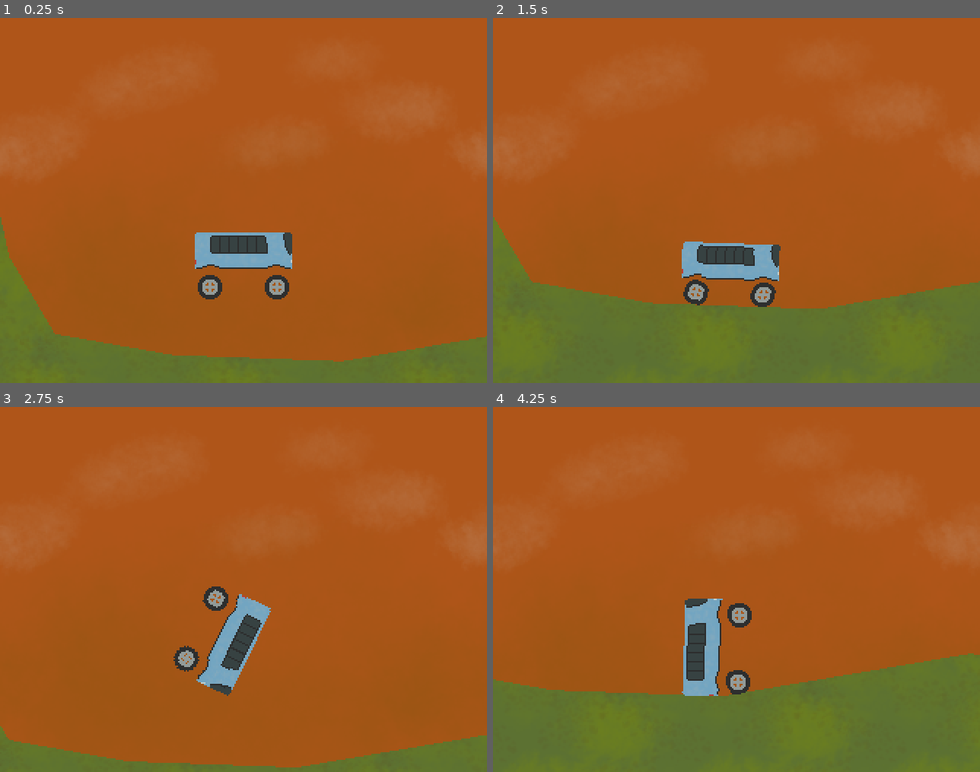
Above: before the commit, frames 1-4 (two rows, left to right).
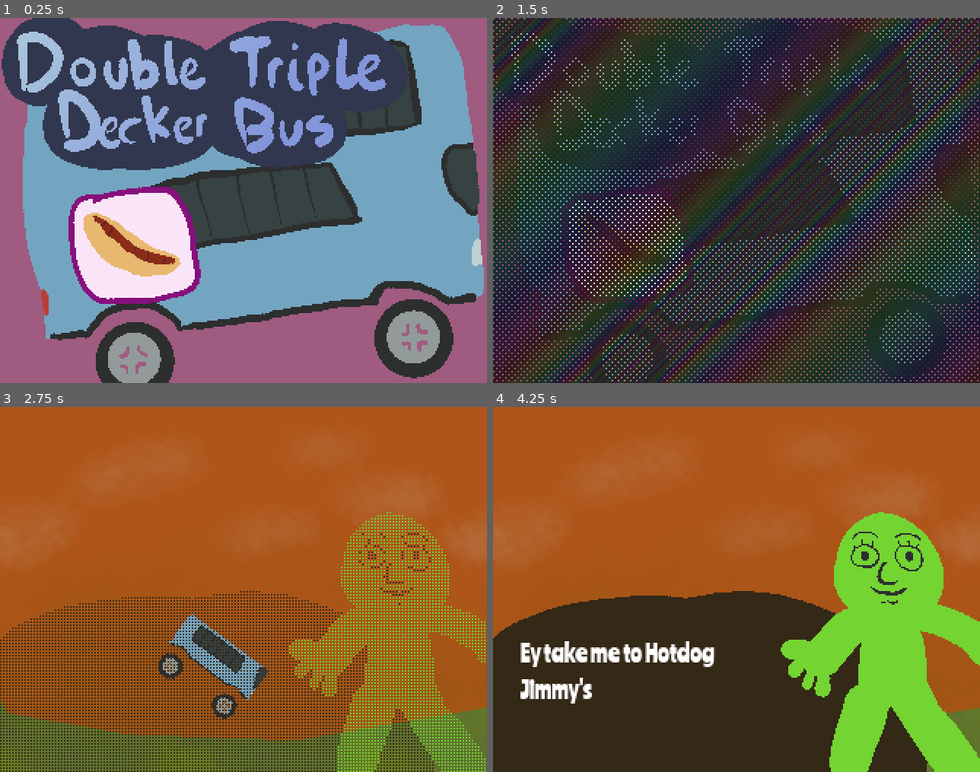
Above: after the commit, the same moments.

Repository: hilloftheking/double-triple-decker-bus
Game: Godot game, scene res://orchestrator.tscn
Two runs of this game, one before a commit and one after it. Both use one fixed random seed, a clock stepped at 60 frames per second and the inputs below. Before the commit the project starts from res://world.tscn.
Inputs (mouse positions are in pixels of both pictures, inside the frame that each line leads up to):
- Up to frame 1 (0.25 s): no input
- Up to frame 2 (1.5 s): click (624, 244) at 0.52 s; click (624, 244) at 1.27 s
- Up to frame 3 (2.75 s): tap Enter (ui_accept) at 2, 2.27, 2.57 s; hold Right (ui_right) from 2.03 s (still down); hold Shift (grapple) from 2.03 s (still down); tap Space (advance_dialogue, bound only after the commit) at 2.3 s
- Up to frame 4 (4.25 s): release Right (ui_right) at 2.78 s; release Shift (grapple) at 2.78 s; hold Down (ui_down) 2.78-3.53 s; tap Space (advance_dialogue, bound only after the commit) at 2.85 s; tap Enter (ui_accept) at 3.02, 3.05, 3.32, 3.6 s; hold Right (ui_right) from 3.53 s (still down); hold Shift (grapple) from 3.53 s (still down)

The runs differ from the first frame. In frame 1, 99% of the frame differs, in the area x 0-100%, y 0-100%; in frame 2, 99%; in frame 3, 20%; in frame 4, 49%.

Commit message:
Everywhere I look they are there

Diff:
--- a/bus.gd
+++ b/bus.gd
@@ -1,6 +1,8 @@
 class_name Bus
 extends RigidBody2D
 
+
+signal victory_achieved
 
 @onready var r_cast: ShapeCast2D = $RWheelCast
 @onready var l_cast: ShapeCast2D = $LWheelCast
@@ -14,6 +16,7 @@
 var top_deck: Node2D = null
 
 var is_winning := false
+var in_dialogue := false
 var remove_deck_timer := 0.8
 var num_decks := 0
 var fade_timer := 0.5
@@ -34,6 +37,12 @@
 
 var prev_lin_vel := Vector2.ZERO
 func _physics_process(delta: float) -> void:
+	if in_dialogue:
+		freeze = true
+		return
+	else:
+		freeze = false
+
 	var wheels_colliding := 0
 
 	for cast: ShapeCast2D in [r_cast, l_cast]:
@@ -58,27 +67,29 @@
 
 		prev_travels[cast] = travel
 
-	if wheels_colliding > 0:
-		if Input.is_action_pressed(&"ui_up"):
-			apply_central_force(transform.x * 200)
-		if Input.is_action_pressed(&"ui_down"):
-			apply_central_force(transform.x * -200)
-
-		if Input.is_action_just_pressed(&"ui_accept") and jump_timer <= 0.0:
-			jump_timer = jump_cd
-			apply_central_impulse(transform.y * -200)
-
-	# When grappling, up and down keys also change grapple length
-	if grapple_joint:
-		if Input.is_action_pressed(&"ui_up"):
-			grapple_joint.length -= 60 * delta
-		if Input.is_action_pressed(&"ui_down"):
-			grapple_joint.length += 60 * delta
-
-	if Input.is_action_pressed(&"ui_right"):
-		apply_torque(4000)
-	if Input.is_action_pressed(&"ui_left"):
-		apply_torque(-4000)
+	if not is_winning:
+		if wheels_colliding > 0:
+			if Input.is_action_pressed(&"ui_up"):
+				apply_central_force(transform.x * 200)
+			if Input.is_action_pressed(&"ui_down"):
+				apply_central_force(transform.x * -200)
+
+			if Input.is_action_just_pressed(&"ui_accept") and jump_timer <= 0.0:
+				jump_timer = jump_cd
+				apply_central_impulse(transform.y * -200)
+
+		# When grappling, up and down keys also change grapple length
+		if grapple_joint:
+			if Input.is_action_pressed(&"ui_up"):
+				grapple_joint.length -= 90 * delta
+				grapple_joint.length = maxf(0.0, grapple_joint.length)
+			if Input.is_action_pressed(&"ui_down"):
+				grapple_joint.length += 90 * delta
+
+		if Input.is_action_pressed(&"ui_right"):
+			apply_torque(4000)
+		if Input.is_action_pressed(&"ui_left"):
+			apply_torque(-4000)
 
 	var travel_velocity := linear_velocity.project(transform.x)
 	var friction := (wheels_colliding / 2.0) * 0.7
@@ -96,10 +107,10 @@
 		$HitSoundPlayer.play()
 	prev_lin_vel = linear_velocity
 
-	if Input.is_action_just_pressed(&"reset"):
+	if Input.is_action_just_pressed(&"reset") and not is_winning:
 		reset_to_last_stop()
 
-	if can_grapple:
+	if can_grapple and not is_winning:
 		if Input.is_action_pressed(&"grapple"):
 			var params := PhysicsRayQueryParameters2D.new()
 			params.from = top_deck.global_transform * Vector2(0, -6)
@@ -131,8 +142,7 @@
 			fade_timer -= delta
 			if fade_timer <= 0.0:
 				fade_timer = 10000
-				var t := create_tween()
-				t.tween_property($CanvasLayer/Dither, "alpha", 1.0, 1.0)
+				victory_achieved.emit()
 
 
 func clear_grapple():
@@ -150,6 +160,8 @@
 
 	$BusStopSoundPlayer.play()
 	var deck := load("res://bus_deck.tscn").instantiate() as Node2D
+	deck.get_node(^"Base").visible = false
+	deck.get_node(^"Deck").visible = true
 	if is_grapple:
 		deck.get_node(^"GrappleThing").visible = true
 	deck.position.y = p - 24
@@ -190,3 +202,23 @@
 	is_winning = true
 	linear_damp = 0.8
 	clear_grapple()
+
+
+func _unhandled_input(event: InputEvent) -> void:
+	if not OS.is_debug_build():
+		return
+
+	if event is InputEventKey and event.pressed:
+		if "1234567890".find(event.as_text_keycode()) != -1:
+			var num := (event.as_text_keycode() as String).to_int()
+			if num == 0:
+				num = 10
+			num -= 1
+
+			var stops := []
+			for child in get_parent().get_children():
+				if child is BusStop:
+					stops.append(child)
+
+			if num < stops.size():
+				reset_to_specific_stop(stops[num])
--- a/bus.tscn
+++ b/bus.tscn
@@ -8,7 +8,6 @@
 [ext_resource type="AudioStream" uid="uid://bidet5bvi0351" path="res://audio/hit.wav" id="6_4pi5y"]
 [ext_resource type="AudioStream" uid="uid://bv4feff71ni88" path="res://audio/goal.wav" id="7_vfegb"]
 [ext_resource type="AudioStream" uid="uid://dcw6pqwnd0eek" path="res://audio/remove_deck.wav" id="8_3osa5"]
-[ext_resource type="PackedScene" uid="uid://cpkx1jo85y5j" path="res://dither.tscn" id="9_uy1uj"]
 
 [sub_resource type="CircleShape2D" id="CircleShape2D_6hfmm"]
 radius = 8.0
@@ -59,7 +58,3 @@
 [node name="RemoveDeckSoundPlayer" type="AudioStreamPlayer" parent="." unique_id=1882195249]
 stream = ExtResource("8_3osa5")
 volume_db = -8.21
-
-[node name="CanvasLayer" type="CanvasLayer" parent="." unique_id=1179872747]
-
-[node name="Dither" parent="CanvasLayer" unique_id=955862363 instance=ExtResource("9_uy1uj")]
--- a/bus_deck.tscn
+++ b/bus_deck.tscn
@@ -2,6 +2,7 @@
 
 [ext_resource type="Texture2D" uid="uid://drb8bdirtgkba" path="res://images/bus_base.png" id="1_3fbya"]
 [ext_resource type="Texture2D" uid="uid://dbf0nqx8rra2h" path="res://images/bus_grapple.png" id="2_7bnsy"]
+[ext_resource type="Texture2D" uid="uid://dw3w2doq6gwx4" path="res://images/bus_deck.png" id="2_gjnnl"]
 
 [sub_resource type="RectangleShape2D" id="RectangleShape2D_6hfmm"]
 size = Vector2(64, 24)
@@ -9,8 +10,12 @@
 [node name="BusDeck" type="CollisionShape2D" unique_id=1405027137 groups=["deck"]]
 shape = SubResource("RectangleShape2D_6hfmm")
 
-[node name="Sprite2D" type="Sprite2D" parent="." unique_id=1673871249]
+[node name="Base" type="Sprite2D" parent="." unique_id=1673871249]
 texture = ExtResource("1_3fbya")
+
+[node name="Deck" type="Sprite2D" parent="." unique_id=468858704]
+visible = false
+texture = ExtResource("2_gjnnl")
 
 [node name="GrappleThing" type="Sprite2D" parent="." unique_id=2104339588]
 visible = false
--- /dev/null
+++ b/dialogue.gd
@@ -0,0 +1,41 @@
+extends CanvasLayer
+
+
+signal advanced
+
+@onready var label: Label = $CanvasGroup/Label
+@onready var audio_player: AudioStreamPlayer = $AudioStreamPlayer
+
+const FADE_TIME := 0.5
+const CHAR_TIME := 0.02
+var timer := CHAR_TIME
+
+var target_alpha := 0.0
+var can_advance := false
+
+
+func show_text(text: String) -> void:
+	target_alpha = 1.0
+	can_advance = false
+	label.text = ""
+	await get_tree().create_timer(0.5).timeout
+
+	label.text = text
+	label.visible_characters = 0
+	can_advance = true
+
+
+func _physics_process(delta: float) -> void:
+	var curr_alpha := $CanvasGroup.material.get_shader_parameter(&"alpha") as float
+	$CanvasGroup.material.set_shader_parameter(&"alpha", move_toward(curr_alpha, target_alpha, delta / FADE_TIME))
+
+	if label.visible_characters < label.text.length():
+		timer -= delta
+		while timer <= 0.0:
+			timer += CHAR_TIME
+			label.visible_characters += 1
+			audio_player.play()
+	elif can_advance:
+		if Input.is_action_just_pressed(&"advance_dialogue"):
+			target_alpha = 0.0
+			advanced.emit()
--- /dev/null
+++ b/dialogue.tscn
@@ -0,0 +1,42 @@
+[gd_scene format=3 uid="uid://bliej46u1plaf"]
+
+[ext_resource type="Script" uid="uid://br7gaisekmp7l" path="res://dialogue.gd" id="1_hoxo3"]
+[ext_resource type="Texture2D" uid="uid://bg4fals3dcoua" path="res://images/dialogue_bg.png" id="1_kp46k"]
+[ext_resource type="Texture2D" uid="uid://d0ui0g8jxj03y" path="res://images/dialogue_hotdog.png" id="2_758ep"]
+[ext_resource type="Shader" uid="uid://du62ibnvcexdr" path="res://dither_dialogue.gdshader" id="2_iq77p"]
+[ext_resource type="FontFile" uid="uid://dayjt4mcqn56g" path="res://Ranchers-Regular.ttf" id="3_hoxo3"]
+[ext_resource type="AudioStream" uid="uid://j2oins0f6dkr" path="res://audio/dialogue.wav" id="5_q2h7b"]
+
+[sub_resource type="ShaderMaterial" id="ShaderMaterial_q2h7b"]
+shader = ExtResource("2_iq77p")
+shader_parameter/alpha = 0.0
+
+[node name="Dialogue" type="CanvasLayer" unique_id=1955269791]
+script = ExtResource("1_hoxo3")
+
+[node name="CanvasGroup" type="CanvasGroup" parent="." unique_id=1791827959]
+material = SubResource("ShaderMaterial_q2h7b")
+
+[node name="TextureRect" type="TextureRect" parent="CanvasGroup" unique_id=1425364249]
+offset_right = 320.0
+offset_bottom = 240.0
+texture = ExtResource("1_kp46k")
+
+[node name="Person" type="TextureRect" parent="CanvasGroup" unique_id=1749513745]
+offset_right = 320.0
+offset_bottom = 240.0
+texture = ExtResource("2_758ep")
+
+[node name="Label" type="Label" parent="CanvasGroup" unique_id=717522688]
+offset_left = 18.0
+offset_top = 151.0
+offset_right = 163.0
+offset_bottom = 228.0
+theme_override_fonts/font = ExtResource("3_hoxo3")
+autowrap_mode = 2
+visible_characters = 0
+visible_characters_behavior = 1
+
+[node name="AudioStreamPlayer" type="AudioStreamPlayer" parent="." unique_id=1746627396]
+stream = ExtResource("5_q2h7b")
+volume_db = -9.984
--- a/dither.gdshader
+++ b/dither.gdshader
@@ -1,6 +1,13 @@
 shader_type canvas_item;
 
 uniform float alpha = 1.0;
+
+vec3 hsv2rgb(vec3 c)
+{
+    vec4 K = vec4(1.0, 2.0 / 3.0, 1.0 / 3.0, 3.0);
+    vec3 p = abs(fract(c.xxx + K.xyz) * 6.0 - K.www);
+    return c.z * mix(K.xxx, clamp(p - K.xxx, 0.0, 1.0), c.y);
+}
 
 void fragment() {
 	const mat4 bayerIndex = mat4(
@@ -17,4 +24,9 @@
 	if ((1.0 - alpha) > bayerValue) {
 		discard;
 	}
+
+	vec3 hsv = vec3(0.0, 0.5, 0.2);
+	hsv.x = tan(FRAGCOORD.x * 0.01 + FRAGCOORD.y * 0.01 + TIME) * 0.5 + 0.5;
+
+	COLOR = vec4(hsv2rgb(hsv), 1.0);
 }
--- a/dither.tscn
+++ b/dither.tscn
@@ -14,5 +14,4 @@
 anchor_bottom = 1.0
 grow_horizontal = 2
 grow_vertical = 2
-color = Color(0, 0, 0, 1)
 script = ExtResource("2_ia34y")
--- /dev/null
+++ b/dither_dialogue.gdshader
@@ -0,0 +1,28 @@
+shader_type canvas_item;
+render_mode unshaded;
+uniform sampler2D screen_texture : hint_screen_texture, repeat_disable, filter_nearest;
+
+uniform float alpha = 1.0;
+
+void fragment() {
+	const mat4 bayerIndex = mat4(
+    vec4(00.0/16.0, 12.0/16.0, 03.0/16.0, 15.0/16.0),
+    vec4(08.0/16.0, 04.0/16.0, 11.0/16.0, 07.0/16.0),
+    vec4(02.0/16.0, 14.0/16.0, 01.0/16.0, 13.0/16.0),
+    vec4(10.0/16.0, 06.0/16.0, 09.0/16.0, 05.0/16.0));
+
+	vec2 iResolution = 1.0 / SCREEN_PIXEL_SIZE;
+    vec2 uv = FRAGCOORD.xy/iResolution.xy;
+
+	float bayerValue = bayerIndex[int(FRAGCOORD.x) % 4][int(FRAGCOORD.y) % 4];
+
+	if ((1.0 - alpha) > bayerValue) {
+		discard;
+	}
+
+	vec4 c = textureLod(screen_texture, SCREEN_UV, 0.0);
+	if (c.a > 0.0001) {
+		c.rgb /= c.a;
+	}
+	COLOR *= c;
+}
--- /dev/null
+++ b/jimmy_quest.gd
@@ -0,0 +1,22 @@
+extends Node2D
+
+
+signal finished
+
+@onready var bus: Bus = $Bus
+@onready var dialogue: CanvasLayer = $Dialogue
+
+
+func _ready() -> void:
+	await get_tree().create_timer(1.0).timeout
+
+	bus.in_dialogue = true
+	dialogue.show_text("Ey take me to Hotdog Jimmy's")
+	await dialogue.advanced
+	bus.in_dialogue = false
+
+	await bus.victory_achieved
+	bus.in_dialogue = true
+	dialogue.show_text("You did it")
+	await dialogue.advanced
+	finished.emit()
--- a/world.tscn
+++ b/levels/jimmy_quest.tscn
@@ -1,7 +1,7 @@
 [gd_scene format=3 uid="uid://bqhj7hgg8jobw"]
 
 [ext_resource type="PackedScene" uid="uid://ekwoucq2pucu" path="res://bus.tscn" id="1_aqk2v"]
-[ext_resource type="Script" uid="uid://d0abemrqymd3i" path="res://world.gd" id="1_gbfbk"]
+[ext_resource type="Script" uid="uid://d0abemrqymd3i" path="res://jimmy_quest.gd" id="1_gbfbk"]
 [ext_resource type="Script" uid="uid://dnocj75yb06ue" path="res://follow_camera.gd" id="2_036b0"]
 [ext_resource type="Texture2D" uid="uid://c74amxpdjd25h" path="res://images/sky.png" id="2_ioo17"]
 [ext_resource type="Script" uid="uid://b0umo5iabpuqj" path="res://level.gd" id="3_pkg7o"]
@@ -13,6 +13,7 @@
 [ext_resource type="Script" uid="uid://dbuqnbj8ym27x" path="res://destroy_area.gd" id="10_wse8f"]
 [ext_resource type="Texture2D" uid="uid://m3ivtg5ui8k6" path="res://images/hotdogjimmys.png" id="12_k3n1d"]
 [ext_resource type="Script" uid="uid://c6xvgykbafcqm" path="res://goal.gd" id="13_2o6r5"]
+[ext_resource type="PackedScene" uid="uid://bliej46u1plaf" path="res://dialogue.tscn" id="14_4j57t"]
 
 [sub_resource type="RectangleShape2D" id="RectangleShape2D_036b0"]
 size = Vector2(150, 16)
@@ -90,7 +91,7 @@
 position = Vector2(2556, 140)
 
 [node name="BusStop3" parent="." unique_id=1261847220 instance=ExtResource("3_tlwt5")]
-position = Vector2(3243, 164)
+position = Vector2(3227, 181)
 
 [node name="HotDogJimmys" type="Sprite2D" parent="." unique_id=1450349694]
 position = Vector2(3551, 262)
@@ -135,4 +136,6 @@
 position = Vector2(1, -43.5)
 shape = SubResource("RectangleShape2D_6hfmm")
 
+[node name="Dialogue" parent="." unique_id=804119269 instance=ExtResource("14_4j57t")]
+
 [connection signal="body_entered" from="DestroyArea" to="DestroyArea" method="_on_body_entered"]
--- /dev/null
+++ b/orchestrator.gd
@@ -0,0 +1,41 @@
+extends Node2D
+
+
+var curr_level: Node = null
+
+
+func _ready() -> void:
+	#curr_level = load("res://levels/jimmy_quest.tscn").instantiate() as Node
+	#add_child.call_deferred(curr_level)
+
+	$LevelSelect/HotdogJimmy.pressed.connect(start_level.bind("res://levels/jimmy_quest.tscn"))
+
+
+## 1.0 is fully black, 0.0 has everything visible
+func fade_dither(alpha: float) -> void:
+	var t := create_tween()
+	t.tween_property($CanvasLayer/Dither, "alpha", alpha, 1.0)
+	await t.finished
+
+
+func finish_level() -> void:
+	await fade_dither(1.0)
+	curr_level.queue_free()
+	curr_level = null
+	$LevelSelect.visible = true
+	fade_dither(0.0)
+
+
+var can_start_level := true
+func start_level(level_path: String) -> void:
+	if not can_start_level:
+		return
+	can_start_level = false
+
+	await fade_dither(1.0)
+	curr_level = load(level_path).instantiate()
+	add_child.call_deferred(curr_level)
+	curr_level.finished.connect(finish_level)
+	await fade_dither(0.0)
+
+	can_start_level = true
--- /dev/null
+++ b/orchestrator.tscn
@@ -0,0 +1,55 @@
+[gd_scene format=3 uid="uid://dk6mnnwev4tk4"]
+
+[ext_resource type="Script" uid="uid://ytyuw4u7xwao" path="res://orchestrator.gd" id="1_ufgif"]
+[ext_resource type="PackedScene" uid="uid://cpkx1jo85y5j" path="res://dither.tscn" id="2_qinh6"]
+[ext_resource type="Texture2D" uid="uid://dhl5lrhawmrh2" path="res://images/menu.png" id="3_0rxb5"]
+[ext_resource type="Texture2D" uid="uid://cvt14twsq4x3l" path="res://images/menu_button1.png" id="4_0g828"]
+
+[node name="Orchestrator" type="Node2D" unique_id=882260990]
+script = ExtResource("1_ufgif")
+
+[node name="CanvasLayer" type="CanvasLayer" parent="." unique_id=207912908]
+
+[node name="Dither" parent="CanvasLayer" unique_id=955862363 instance=ExtResource("2_qinh6")]
+mouse_filter = 2
+
+[node name="LevelSelect" type="Control" parent="." unique_id=480474011]
+layout_mode = 3
+anchors_preset = 15
+anchor_right = 1.0
+anchor_bottom = 1.0
+offset_right = 320.0
+offset_bottom = 240.0
+grow_horizontal = 2
+grow_vertical = 2
+
+[node name="ColorRect" type="ColorRect" parent="LevelSelect" unique_id=1880208367]
+layout_mode = 1
+anchors_preset = 15
+anchor_right = 1.0
+anchor_bottom = 1.0
+grow_horizontal = 2
+grow_vertical = 2
+color = Color(0.62867945, 0.35618436, 0.5030618, 1)
+
+[node name="TextureRect" type="TextureRect" parent="LevelSelect" unique_id=1189213100]
+layout_mode = 0
+offset_right = 320.0
+offset_bottom = 240.0
+texture = ExtResource("3_0rxb5")
+
+[node name="TextureRect2" type="TextureRect" parent="LevelSelect" unique_id=1073477151]
+layout_mode = 0
+offset_right = 40.0
+offset_bottom = 40.0
+texture = ExtResource("4_0g828")
+
+[node name="HotdogJimmy" type="Button" parent="LevelSelect" unique_id=217384636]
+self_modulate = Color(1, 1, 1, 0)
+layout_mode = 0
+offset_left = 44.0
+offset_top = 112.0
+offset_right = 131.0
+offset_bottom = 188.0
+focus_mode = 0
+mouse_default_cursor_shape = 2
--- a/project.godot
+++ b/project.godot
@@ -11,7 +11,7 @@
 [application]
 
 config/name="im gonna bus"
-run/main_scene="uid://bqhj7hgg8jobw"
+run/main_scene="uid://dk6mnnwev4tk4"
 config/features=PackedStringArray("4.7", "Mobile")
 config/icon="res://icon.svg"
 
@@ -42,6 +42,13 @@
 "events": [Object(InputEventKey,"resource_local_to_scene":false,"resource_name":"","device":-1,"window_id":0,"alt_press …(195 unchanged characters)…
 ]
 }
+advance_dialogue={
+"deadzone": 0.2,
+"events": [Object(InputEventKey,"resource_local_to_scene":false,"resource_name":"","device":-1,"window_id":0,"alt_pressed":false,"shift_pressed":false,"ctrl_pressed":false,"meta_pressed":false,"pressed":false,"keycode":0,"physical_keycode":32,"key_label":0,"unicode":32,"location":0,"echo":false,"script":null)
+, Object(InputEventMouseButton,"resource_local_to_scene":false,"resource_name":"","device":-1,"window_id":0,"alt_pressed":false,"shift_pressed":false,"ctrl_pressed":false,"meta_pressed":false,"button_mask":1,"position":Vector2(282, 16),"global_position":Vector2(291, 64),"factor":1.0,"button_index":1,"canceled":false,"pressed":true,"double_click":false,"script":null)
+, Object(InputEventKey,"resource_local_to_scene":false,"resource_name":"","device":-1,"window_id":0,"alt_pressed":false,"shift_pressed":false,"ctrl_pressed":false,"meta_pressed":false,"pressed":false,"keycode":0,"physical_keycode":4194309,"key_label":0,"unicode":0,"location":0,"echo":false,"script":null)
+]
+}
 
 [physics]
 
--- a/world.gd
+++ /dev/null
@@ -1,25 +0,0 @@
-extends Node2D
-
-
-var stops := []
-
-
-func _ready() -> void:
-	for child in get_children():
-		if child is BusStop:
-			stops.append(child)
-
-
-func _unhandled_input(event: InputEvent) -> void:
-	if not OS.is_debug_build():
-		return
-
-	if event is InputEventKey and event.pressed:
-		if "1234567890".find(event.as_text_keycode()) != -1:
-			var num := (event.as_text_keycode() as String).to_int()
-			if num == 0:
-				num = 10
-			num -= 1
-
-			if num < stops.size():
-				$Bus.reset_to_specific_stop(stops[num])
Binary file added: Ranchers-Regular.ttf
Not shown, added: Ranchers-Regular.ttf.import
Not shown, added: audio/dialogue.wav.import
Not shown, added: dialogue.gd.uid
Not shown, added: dither_dialogue.gdshader.uid
Binary file added: images/bus_deck.png
Not shown, added: images/bus_deck.png.import
Binary file added: images/dialogue_bg.png
Not shown, added: images/dialogue_bg.png.import
Binary file added: images/dialogue_hotdog.png
Not shown, added: images/dialogue_hotdog.png.import
Binary file added: images/menu.png
(and 6 more such lines)
